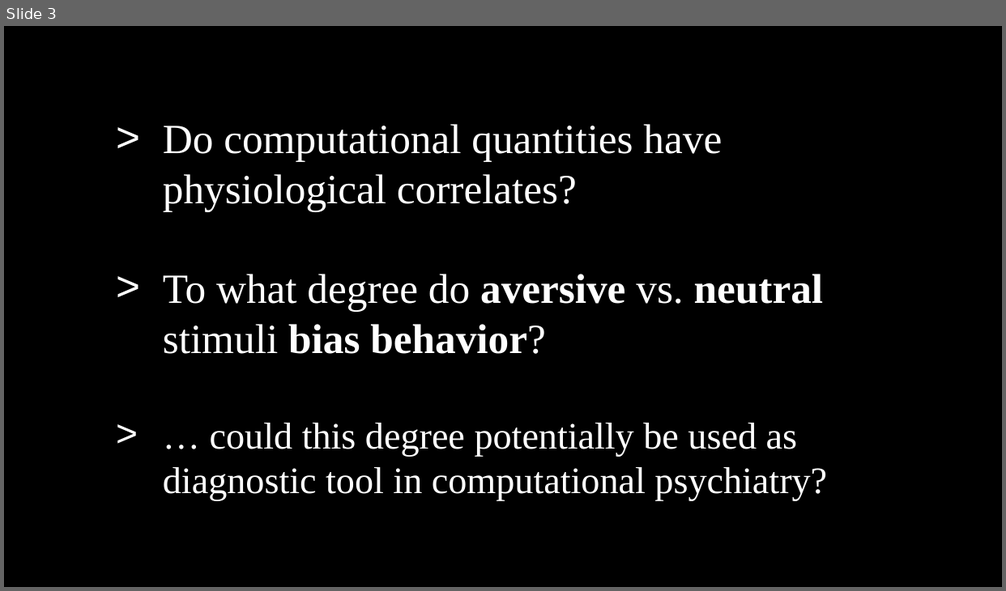
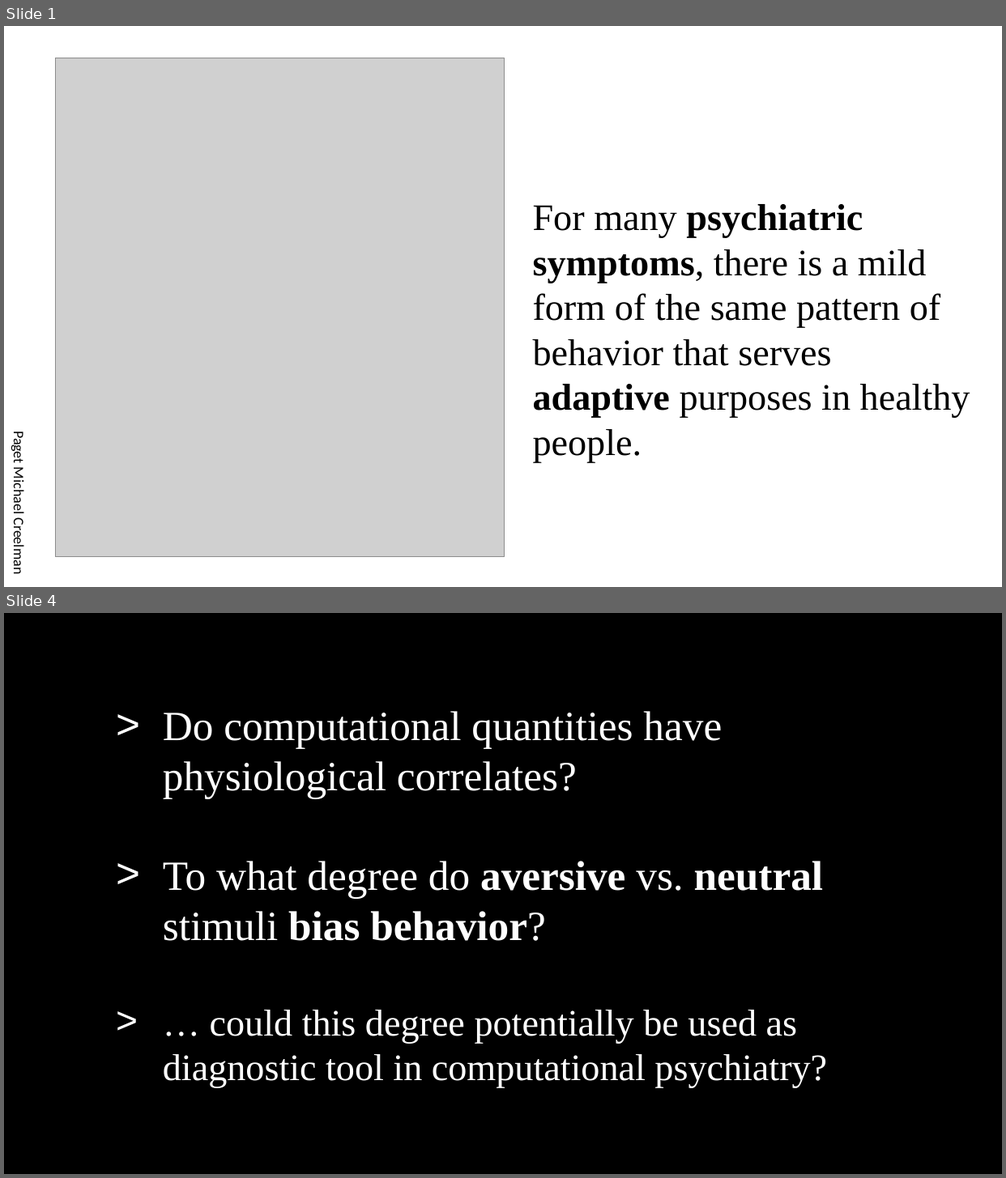
Before and after one commit to dopexxx/Translational-Neuromodeling-final-project, a slide deck: presentation/intro.pptx. Shown one above the other, each under a label of ours: slide 3 before the commit, slides 1 and 4 after it; the slides between them are not shown. The pictures are 1006x591 and 1006x1178 pixels, drawn with LibreOffice and Linux fonts; fonts in the diff are those of the drawing; grey boxes stand for pictures. Boxes give left, top, right and bottom in pixels: in the first picture for what was removed or moved away, otherwise in the second. Text is boxed around its words. In the diff, an @@ line names an element or a change of style, - is before the commit and + after.

```diff
--- a/presentation/intro.pptx
+++ b/presentation/intro.pptx
@@ slide 1 added at (x1=4, y1=26, x2=1002, y2=587), background #FFFFFF @@
@@ picture added at (x1=55, y1=58, x2=504, y2=557) @@
@@ text added at (x1=533, y1=204, x2=970, y2=463), 36 pt, text #000000 @@
+For many psychiatric symptoms, there is a mild form of the same pattern of behavior that serves adaptive purposes in healthy people.
@@ text added at (x1=10, y1=434, x2=27, y2=573), 14 pt, text #000000 @@
+Paget Michael Creelman
@@ what was slide 3 is now slide 4 @@
```
Also in this commit, not shown: 1 other slide added, 3 other files.
